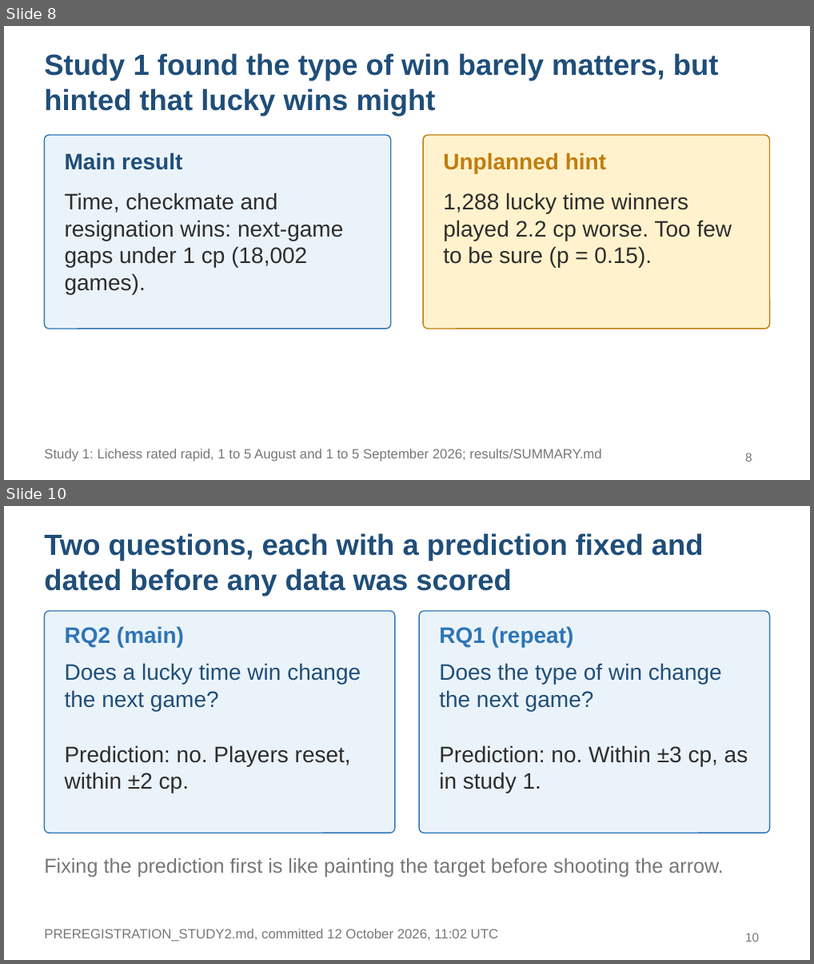
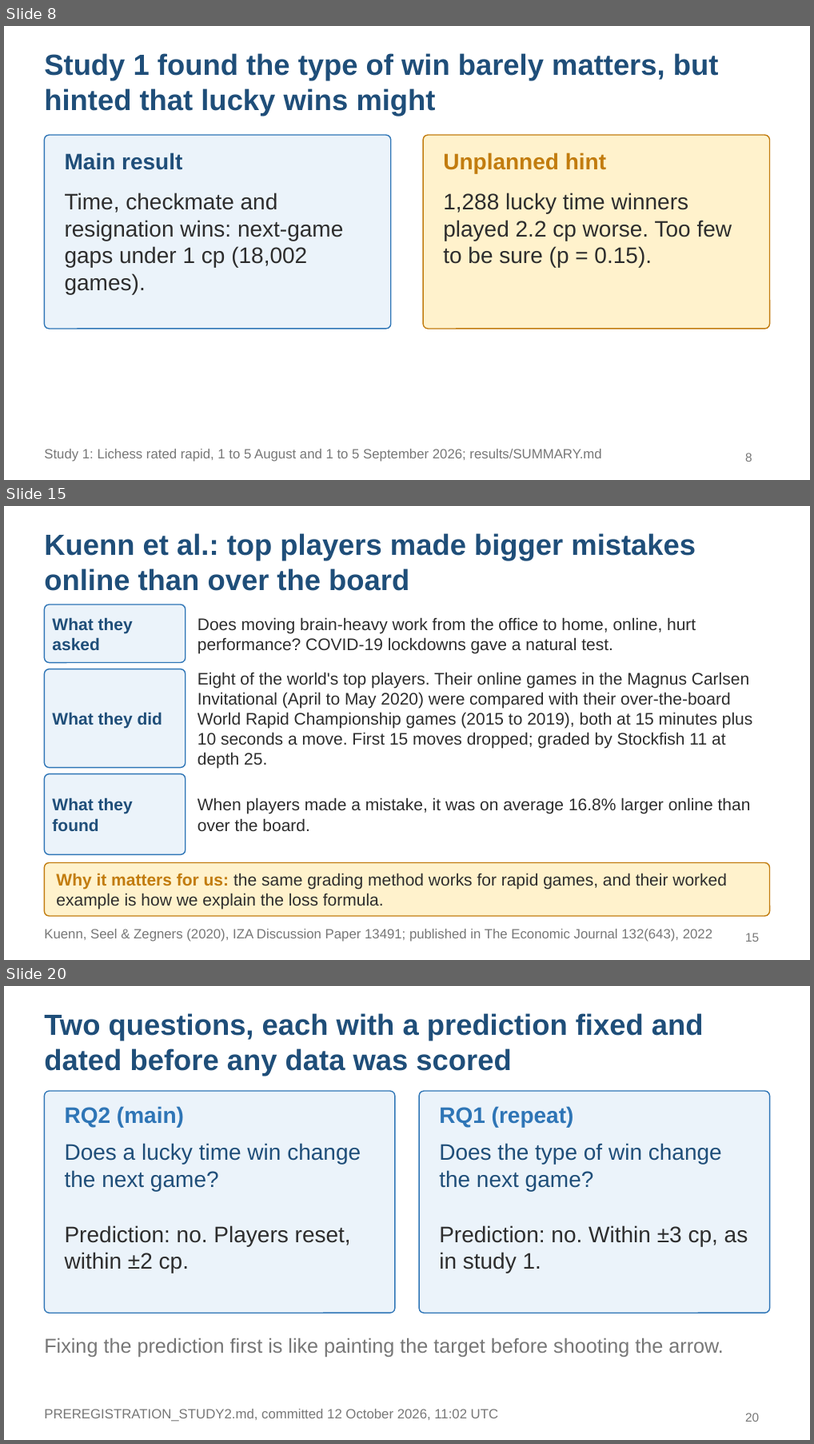
Before and after one commit to KaranaGulati/ContinuedLearningResearch, a slide deck: slides/study2-final.pptx. Shown one above the other, each under a label of ours: slides 8 and 10 before the commit, slides 8, 15 and 20 after it; the slides between them are not shown. The pictures are 814x964 and 814x1444 pixels, drawn with LibreOffice and Linux fonts; fonts in the diff are those of the drawing. Boxes give left, top, right and bottom in pixels: in the first picture for what was removed or moved away, otherwise in the second. Text is boxed around its words. In the diff, an @@ line names an element or a change of style, - is before the commit and + after.

```diff
--- a/slides/study2-final.pptx
+++ b/slides/study2-final.pptx
@@ slide 15 added at box(4, 506, 810, 960), background #FFFFFF @@
@@ title added at box(44, 533, 696, 591), 26 pt, text #1F4E79, bold @@
+Kuenn et al.: top players made bigger mistakes online than over the board
@@ rounded rectangle added at box(44, 604, 186, 663), fill #EBF3FA, outline #2E75B6 1 pt @@
@@ text added at box(52, 617, 133, 650), 15 pt, text #1F4E79, bold @@
+What they asked
@@ text added at box(198, 617, 696, 653), 15 pt, text #2D2D2D @@
+Does moving brain-heavy work from the office to home, online, hurt performance? COVID-19 lockdowns gave a natural test.
@@ rounded rectangle added at box(44, 669, 186, 768), fill #EBF3FA, outline #2E75B6 1 pt @@
@@ text added at box(198, 672, 753, 768), 15 pt, text #2D2D2D @@
+Eight of the world's top players. Their online games in the Magnus Carlsen Invitational (April to May 2020) were compared with their over-the-board World Rapid Championship games (2015 to 2019), both at 15 minutes plus 10 seconds a move. First 15 moves dropped; graded by Stockfish 11 at depth 25.
@@ text added at box(52, 712, 162, 728), 15 pt, text #1F4E79, bold @@
+What they did
@@ rounded rectangle added at box(44, 774, 186, 854), fill #EBF3FA, outline #2E75B6 1 pt @@
@@ text added at box(52, 797, 133, 831), 15 pt, text #1F4E79, bold @@
+What they found
@@ text added at box(198, 797, 751, 831), 15 pt, text #2D2D2D @@
+When players made a mistake, it was on average 16.8% larger online than over the board.
@@ rounded rectangle added at box(44, 863, 770, 916), fill #FFF2CC, outline #C27C0E 1 pt @@
@@ text added at box(56, 872, 727, 909), 15 pt, text #2D2D2D @@
+Why it matters for us: the same grading method works for rapid games, and their worked example is how we explain the loss formula.
@@ text added at box(44, 928, 713, 941), 12 pt, text #777777 @@
+Kuenn, Seel & Zegners (2020), IZA Discussion Paper 13491; published in The Economic Journal 132(643), 2022
@@ page number added at box(746, 932, 759, 941), 11 pt, text #777777 @@
+15
@@ what was slide 10 is now slide 20 @@
@@ page number at box(746, 1412, 759, 1421): text changed @@
-10
+20
```
Also in this commit, not shown: 6 slides changed, 9 other slides added, 2 other files.
